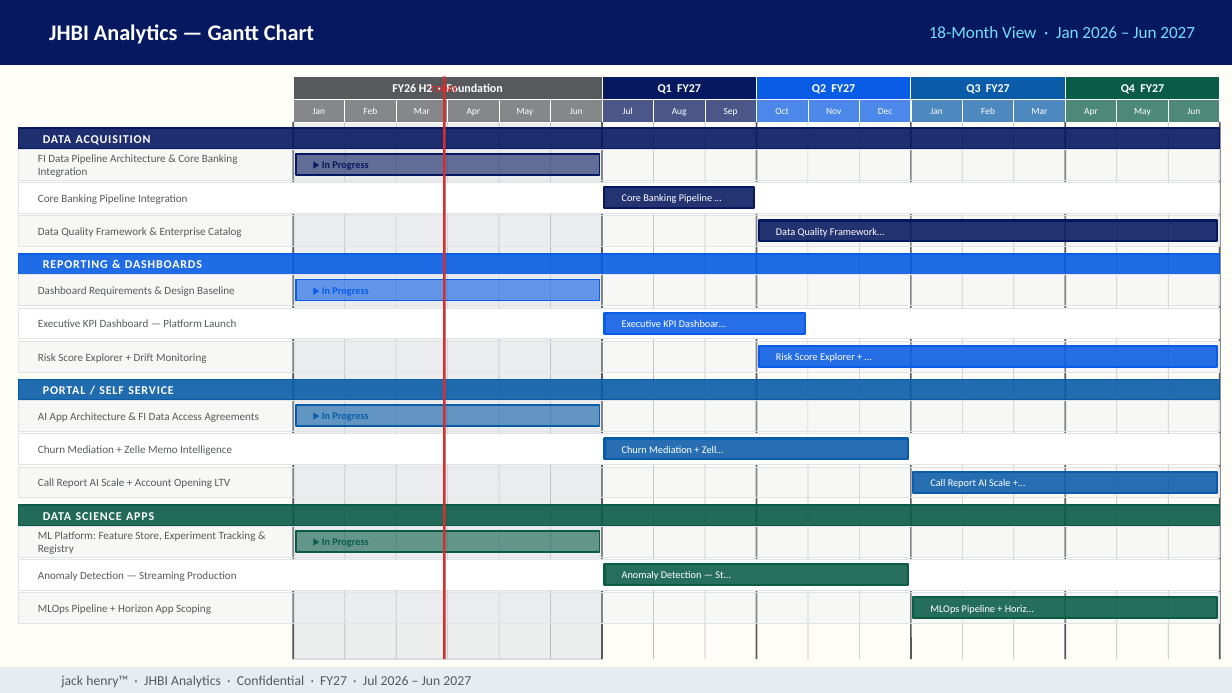
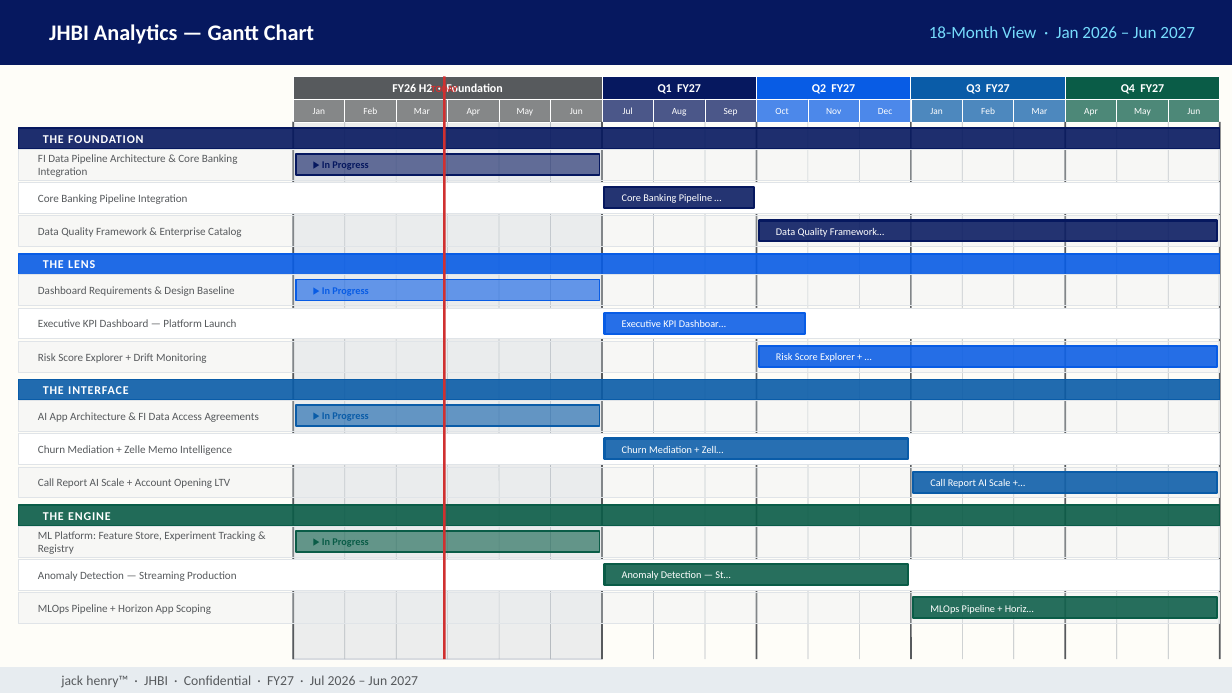
Before and after one commit to MonkeyWrenchGang/jhai_presentations, a slide deck: slide 6 of jhbi-roadmap-2026.pptx (slide 5 before the commit). Drawn at 1232x693 pixels with LibreOffice and Linux fonts; fonts in the diff are those of the drawing. Boxes give left, top, right and bottom in pixels: in the first picture for what was removed or moved away, otherwise in the second. Text is boxed around its words. In the diff, an @@ line names an element or a change of style, - is before the commit and + after.

```diff
--- a/jhbi-roadmap-2026.pptx
+++ b/jhbi-roadmap-2026.pptx
@@ text at (43, 135, 143, 143): text changed @@
-DATA ACQUISITION
+THE FOUNDATION
@@ text at (43, 260, 95, 268): text changed @@
-REPORTING & DASHBOARDS
+THE LENS
@@ text at (43, 386, 128, 394): text changed @@
-PORTAL / SELF SERVICE
+THE INTERFACE
@@ text at (43, 512, 110, 520): text changed @@
-DATA SCIENCE APPS
+THE ENGINE
@@ text at (61, 675, 418, 688): text changed @@
-jack henry™ · JHBI Analytics · Confidential · FY27 · Jul 2026 – Jun 2027
+jack henry™ · JHBI · Confidential · FY27 · Jul 2026 – Jun 2027
```
Also in this commit, not shown: 6 other slides changed, 1 slide added, 1 other file.
